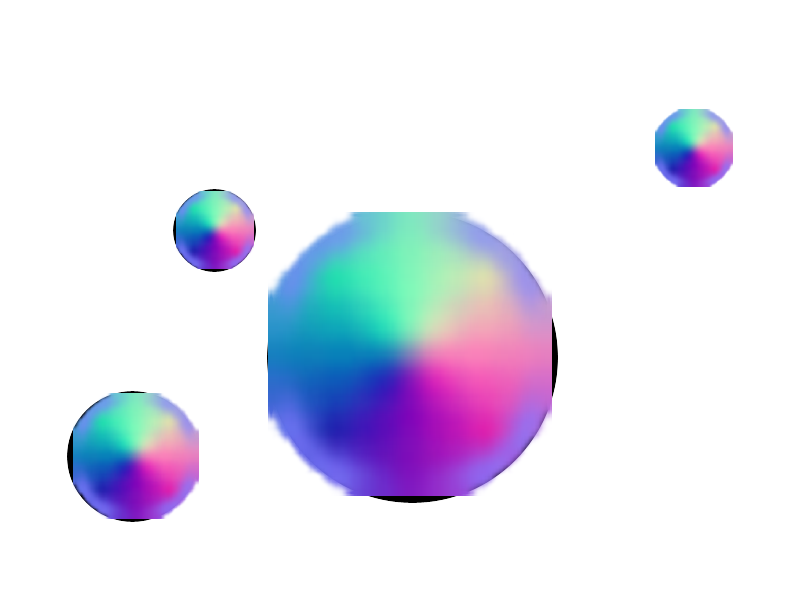
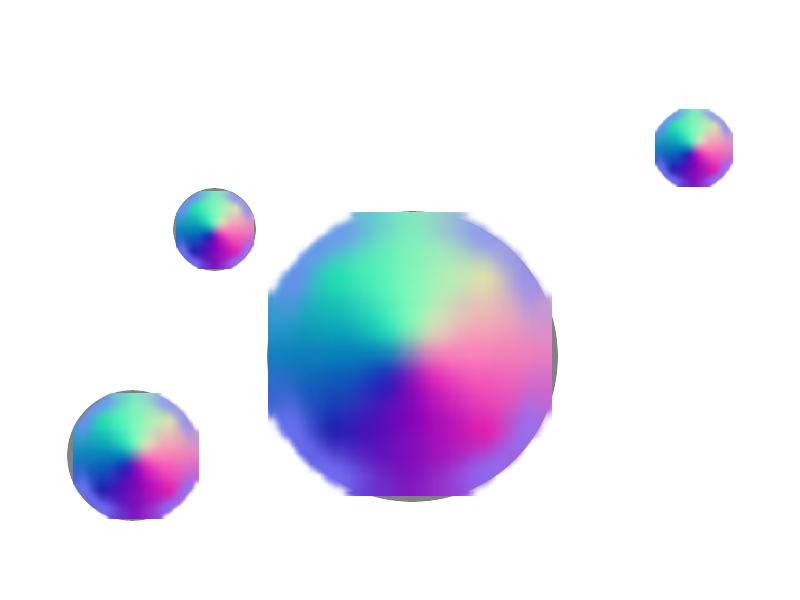
Revision of a layered 800 × 600 image; what changed, layer by layer:
painted on "Forme 1" over left=67, top=188, right=558, bottom=522